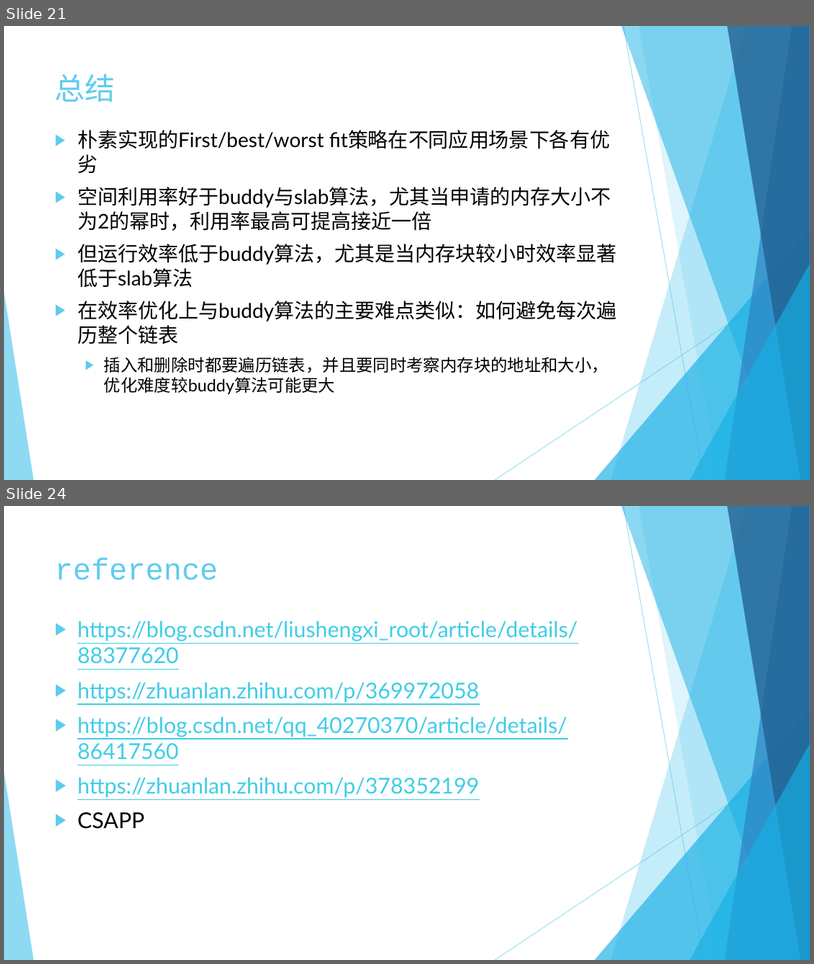
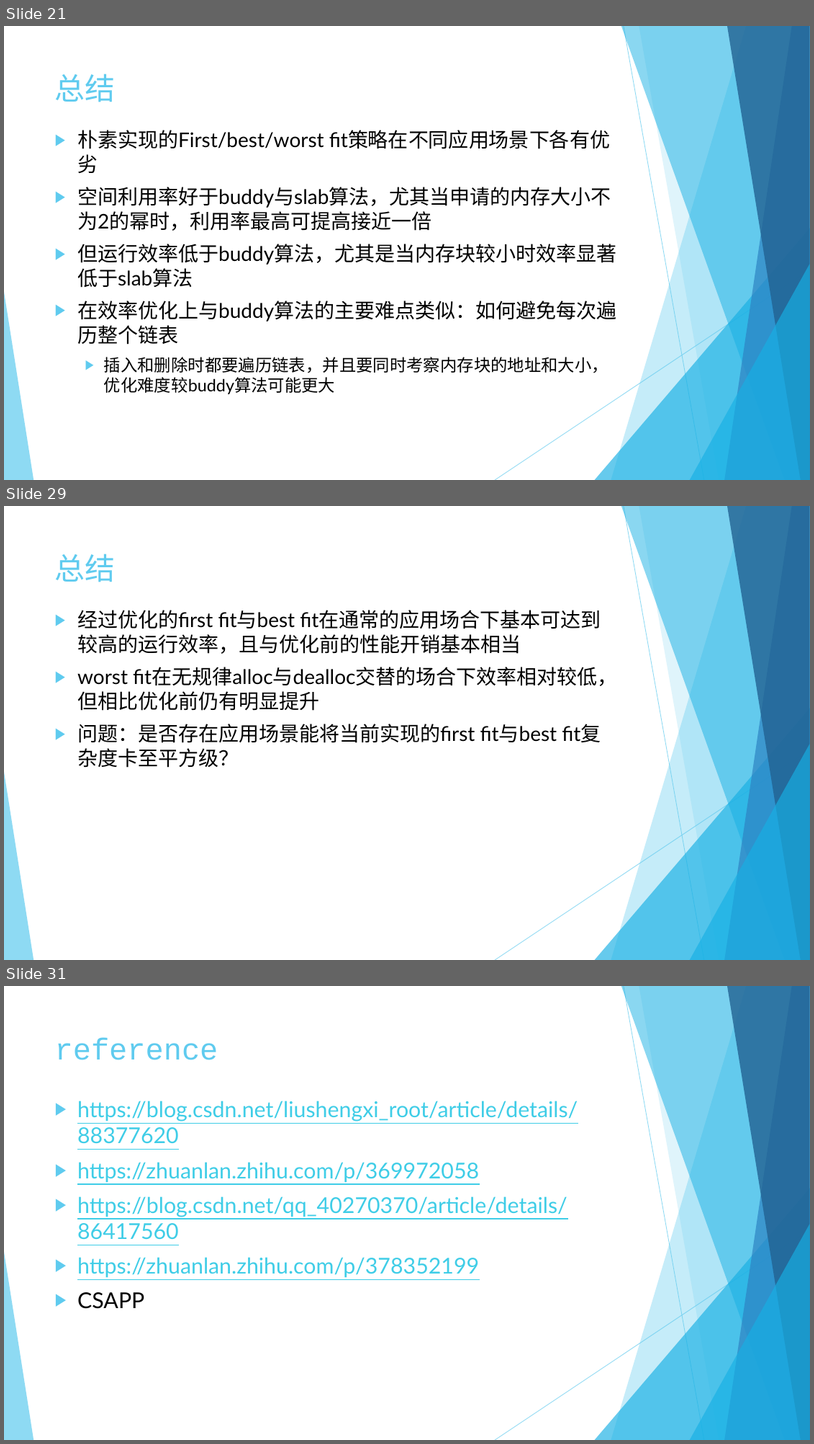
Before and after one commit to rcore-os/mem_malloc_subsystem, a slide deck: slides/week8.pptx. Shown one above the other, each under a label of ours: slides 21 and 24 before the commit, slides 21, 29 and 31 after it; the slides between them are not shown. The pictures are 814x964 and 814x1444 pixels, drawn with LibreOffice and Linux fonts; fonts in the diff are those of the drawing. Boxes give left, top, right and bottom in pixels: in the first picture for what was removed or moved away, otherwise in the second. Text is boxed around its words. In the diff, an @@ line names an element or a change of style, - is before the commit and + after.

```diff
--- a/slides/week8.pptx
+++ b/slides/week8.pptx
@@ slide 29 added at [4, 506, 810, 960], background #FFFFFF; not listed: 10 template elements that a slide beside it also shows @@
@@ title added at [55, 554, 116, 582], 36 pt, text #5FCBEF @@
+总结
@@ text added at [77, 610, 617, 743], 24 pt, text #000000 @@
+▶ 经过优化的first fit与best fit在通常的应用场合下基本可达到较高的运行效率，且与优化前的性能开销基本相当
+▶ worst fit在无规律alloc与dealloc交替的场合下效率相对较低，但相比优化前仍有明显提升
+▶ 问题：是否存在应用场景能将当前实现的first fit与best fit复杂度卡至平方级？
@@ what was slide 24 is now slide 31 @@
```
Also in this commit, not shown: 3 slides changed, 7 other slides added, 1 slide removed.
